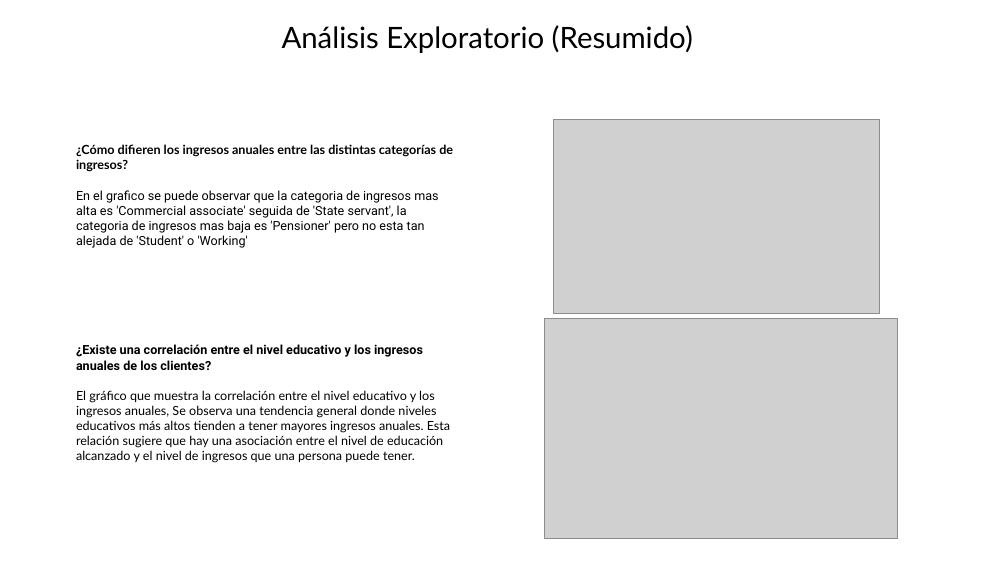
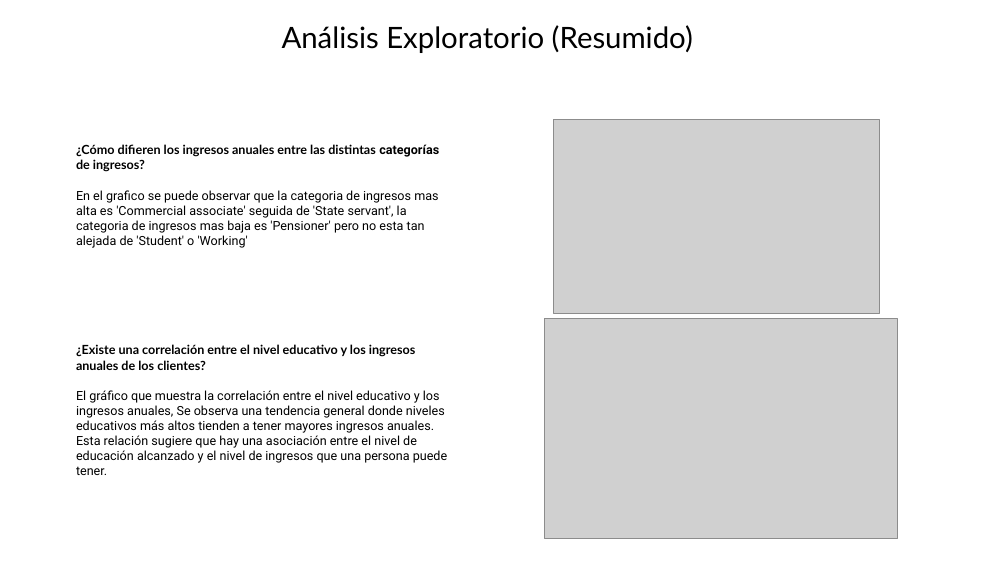
Before and after one commit to brayan084/pre-entregas, a slide deck: slide 4 of Predicción de aprobación de tarjeta de crédito.pptx (slide 5 before the commit). Drawn at 1008x567 pixels with LibreOffice and Linux fonts; fonts in the diff are those of the drawing; grey boxes stand for pictures. Boxes give left, top, right and bottom in pixels: in the first picture for what was removed or moved away, otherwise in the second. Text is boxed around its words. In the diff, an @@ line names an element or a change of style, - is before the commit and + after.

```diff
--- a/Predicción de aprobación de tarjeta de crédito.pptx
+++ b/Predicción de aprobación de tarjeta de crédito.pptx
@@ text at bbox=[76, 144, 439, 172]: font Lato to Roboto in "categorías" @@
@@ text "¿Existe una correlación entre el ..." at bbox=[76, 344, 447, 475]: font Roboto to Lato in "¿Existe una correlación entre el nivel educativo ..."; font Lato to Roboto in "El gráfico que muestra la correlación entre ..." @@
```
Also in this commit, not shown: 3 other slides changed, 1 slide added.
